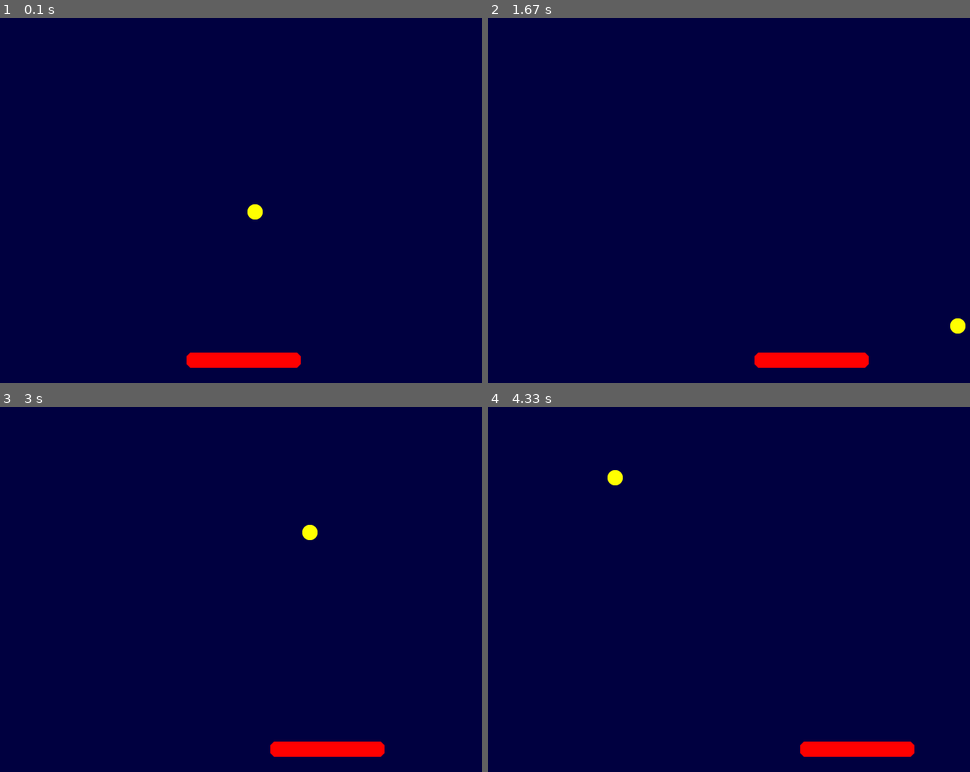
Above: before the commit, frames 1-4 (two rows, left to right).
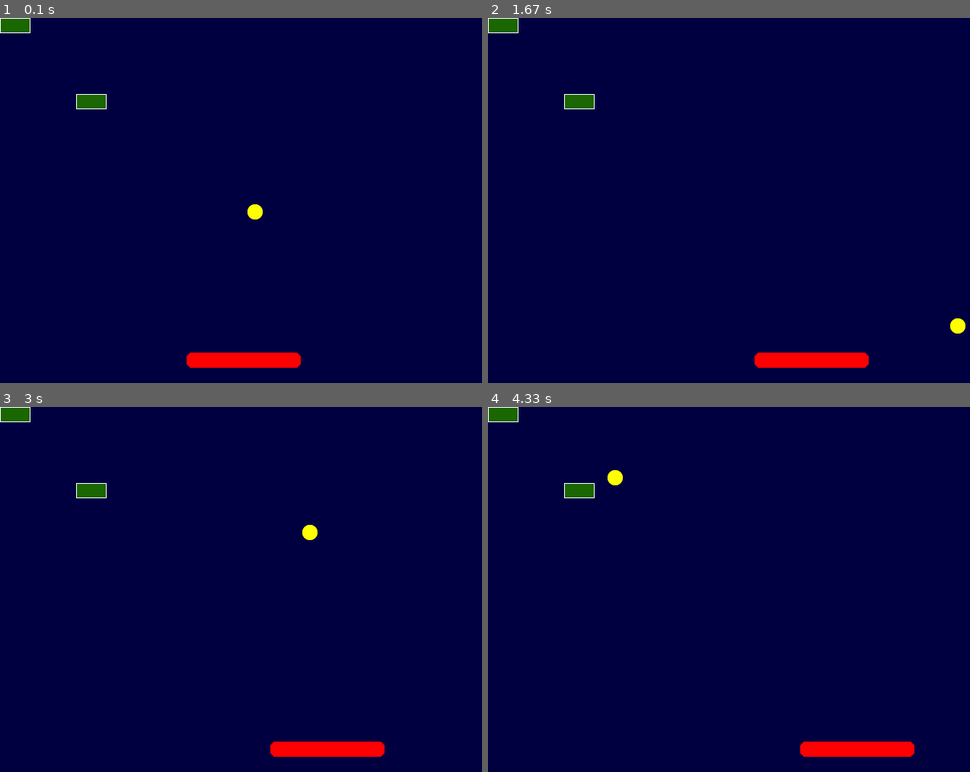
Above: after the commit, the same moments.

Repository: WolfArtt/Inicianando_con_pygame
Game: pygame game, started from Video_Juego.py
The game is run twice, just before and just after one commit, with the same random seed, the same clock (stepped at 60 frames per second) and the same inputs.
Inputs:
- Up to frame 1 (0.1 s): no input
- Up to frame 2 (1.67 s): hold Right 0.33-0.8 s; hold Right 0.83-1.3 s; hold Left from 1.33 s (still down)
- Up to frame 3 (3 s): release Left at 1.87 s; hold Left 1.9-2.3 s; hold Right 2.33-2.97 s
- Up to frame 4 (4.33 s): hold Left 3-3.47 s; hold Right 3.5-3.97 s; hold Right from 4 s (still down)

The runs differ from the first frame. In frame 1, 0.5% of the frame differs, in the area x 0-23%, y 0-25%; in frame 2, 0.5%; in frame 3, 0.5%; in frame 4, 0.5%.

Commit message:
agregamos dos ladrillos de prueba a nuestro juego

Diff:
--- a/Repaso_visto_hasta_ahora.txt
+++ b/Repaso_visto_hasta_ahora.txt
@@ -137,3 +137,14 @@
     y su evento tiene un atributo llamado key para saber que tecla fue precionada
     y se puede generar el evento KEYDOWN cada cierto tiempo si configuramos el retraso con:
         * pygame.key.set_repeat(retaso_ms)
+
+
+##################################################################################################################################################################################
+
+
+--- Comienzamos a hacer el muro ---
+
+Comenzamos clonando la clase bolita y le cambiamos el nombre a la clase a Ladrillo
+borramos las coordenadas en donde apareceran los ladrillos, y tambien la velocidad
+Luego nos creamos una nueva clase llamada Muro() y dentro creamos constructores de la clase ladrillos
+hacemos la prueba colocando dos ladrillos en las coodenadas(0,0) y el otro en las coordenadas(100,100)
--- a/Video_Juego.py
+++ b/Video_Juego.py
@@ -1,5 +1,6 @@
 """
 Iniciamos a hacer nuestro juego y comenzamos con la pantalla de juego
+
 """
 import pygame
 import sys
@@ -9,6 +10,7 @@
 color_azul = (0,0,64) # Color azul para el fondo
 
 class Bolita(pygame.sprite.Sprite):
+    #Constructor de bolita
     def __init__(self):
         pygame.sprite.Sprite.__init__(self)
 
@@ -38,6 +40,7 @@
         self.rect.move_ip(self.speed)
 
 class Paleta(pygame.sprite.Sprite):
+    #Constructor de paleta
     def __init__(self):
         pygame.sprite.Sprite.__init__(self)
 
@@ -69,6 +72,30 @@
           # Mover en base a posicion actual y velocidad
         self.rect.move_ip(self.speed)
 
+class Ladrillo(pygame.sprite.Sprite):
+    #Constructor de ladrillo
+    def __init__(self, posicion):
+        pygame.sprite.Sprite.__init__(self)
+
+        # Cargar Imagen
+        self.image = pygame.image.load('imagenes/ladrillo.png')
+
+        # Obtener rectangulo de la imagen
+        self.rect = self.image.get_rect()
+
+        # Posicion inicial, provista externamente
+        self.rect.topleft = posicion
+
+class Muro(pygame.sprite.Group):
+    def __init__(self):
+        pygame.sprite.Group.__init__(self)
+
+        ladrillo1 = Ladrillo((0,0))
+        ladrillo2= Ladrillo((100,100))
+
+        self.add(ladrillo1)
+        self.add(ladrillo2)
+
 # Iniciando pantalla
 pantalla = pygame.display.set_mode((ancho,alto))
 
@@ -80,8 +107,10 @@
 # Ajustar repeticion de evento de la tecla precionada
 pygame.key.set_repeat(30)
 
+# Lamamos a nuestros constructores de las clases
 bolita = Bolita()
 paleta = Paleta()
+muro = Muro()
 
 while True:
     #Establecer FPS
@@ -96,17 +125,20 @@
         elif evento.type == pygame.KEYDOWN:
             paleta.update(evento)
 
-    #Actualizar posicion de la bolita
+    # Actualizar posicion de la bolita
     bolita.update()
 
     # Rellenar pantalla
     pantalla.fill(color_azul)
 
-    #Dibujar bolita en pantalla
+    # Dibujar bolita en pantalla
     pantalla.blit(bolita.image, bolita.rect)
 
-    #Dibujar paleta del jugador en pantalla
+    # Dibujar paleta del jugador en pantalla
     pantalla.blit(paleta.image, paleta.rect)
 
-    #Actualizar los elementos en pantalla
+    # Dibujar Ladrillos
+    muro.draw(pantalla)
+
+    # Actualizar los elementos en pantalla
     pygame.display.flip()
Binary file added: imagenes/ladrillo.png
